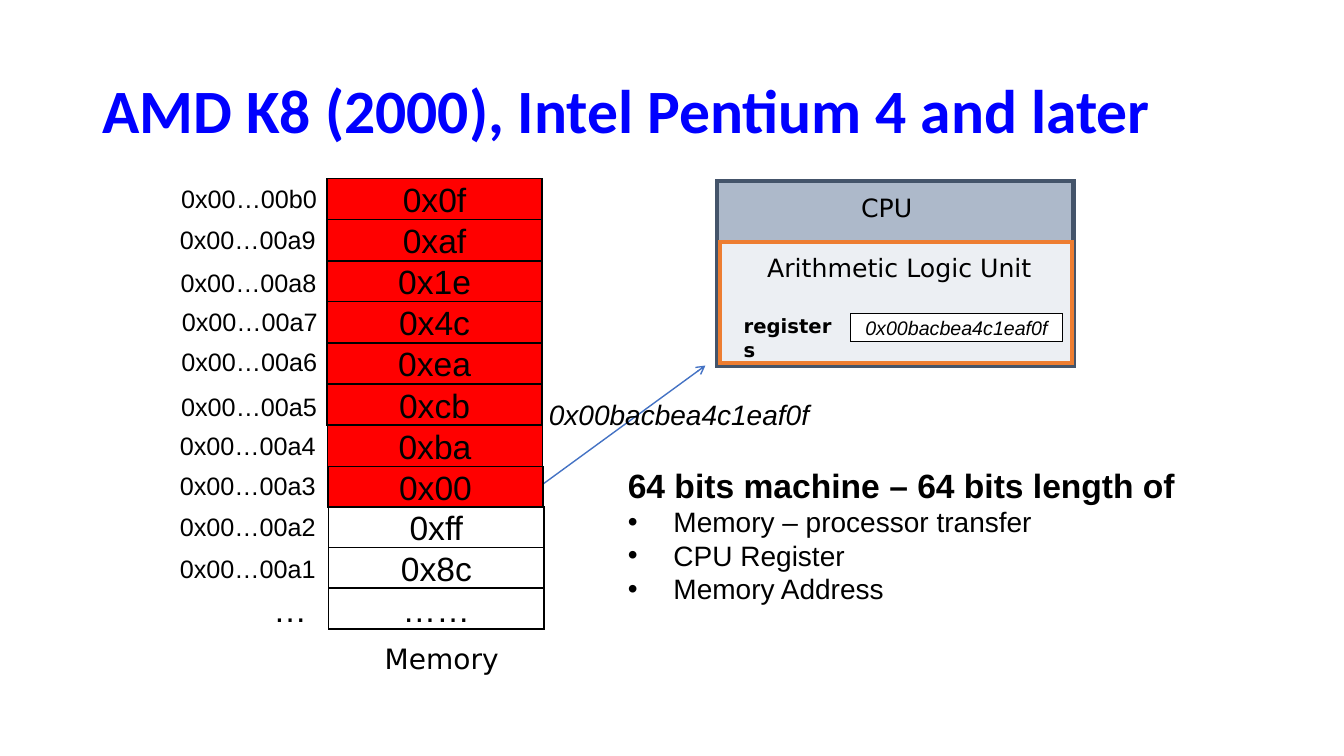
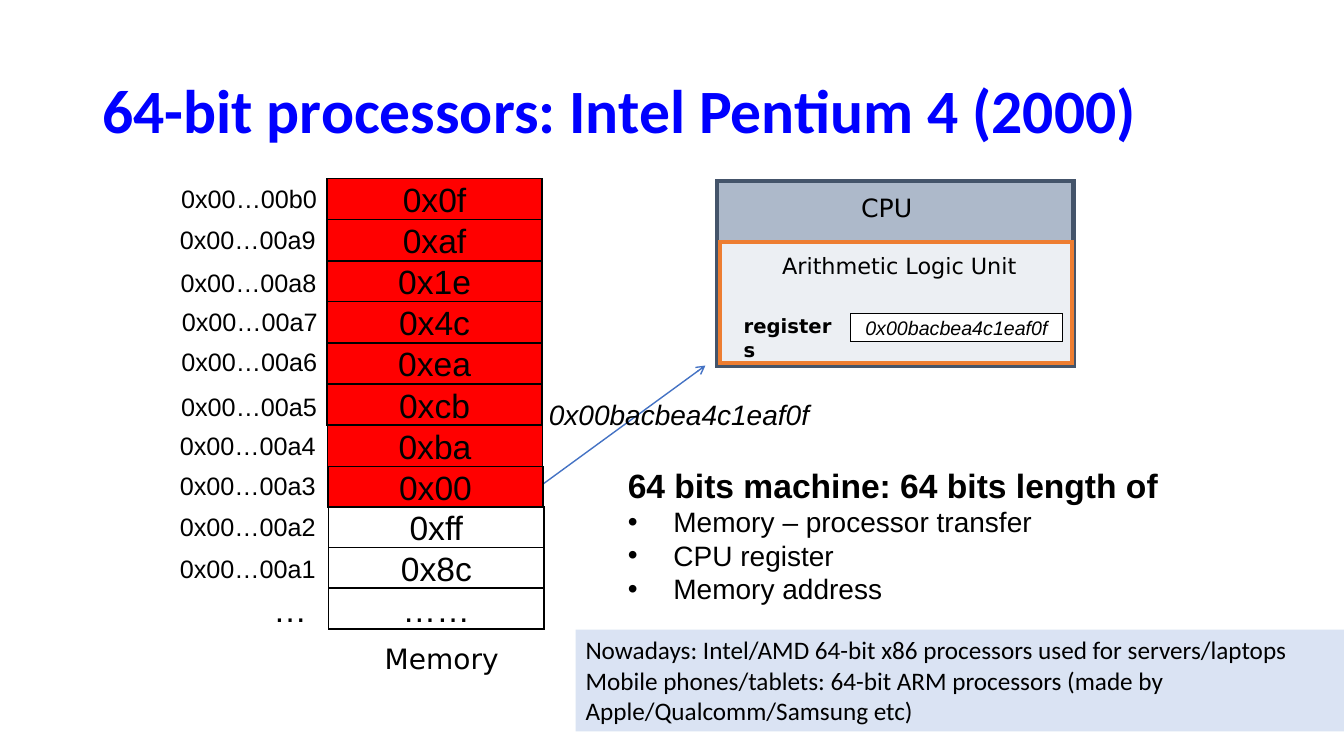
Before and after one commit to NYU-CSO/nyu-cso.github.io, a slide deck: slide 12 of notes/02-bits_bytes_int_cont.pptx (slide 10 before the commit). Drawn at 1344x756 pixels with LibreOffice and Linux fonts; fonts in the diff are those of the drawing. Boxes give left, top, right and bottom in pixels: in the first picture for what was removed or moved away, otherwise in the second. Text is boxed around its words. In the diff, an @@ line names an element or a change of style, - is before the commit and + after.

```diff
--- a/notes/02-bits_bytes_int_cont.pptx
+++ b/notes/02-bits_bytes_int_cont.pptx
@@ title at (102, 87, 1136, 143): text changed @@
-AMD K8 (2000), Intel Pentium 4 and later
+64-bit processors: Intel Pentium 4 (2000)
@@ text "Arithmetic Logic Unit" at (782, 257, 1016, 279): size 18 to 16 pt @@
@@ text at (628, 473, 1158, 505): text changed @@
-64 bits machine – 64 bits length of
+64 bits machine: 64 bits length of
@@ text at (673, 545, 882, 605): text changed @@
-• CPU Register
-• Memory Address
+• CPU register
+• Memory address
@@ rectangle added at (576, 630, 1344, 732), fill #DAE3F3, 18 pt, text #000000 @@
+Nowadays: Intel/AMD 64-bit x86 processors used for servers/laptops
+Mobile phones/tablets: 64-bit ARM processors (made by Apple/Qualcomm/Samsung etc)
```
Also in this commit, not shown: 14 other slides changed, 28 slides added, 4 slides removed, 2 other files.
